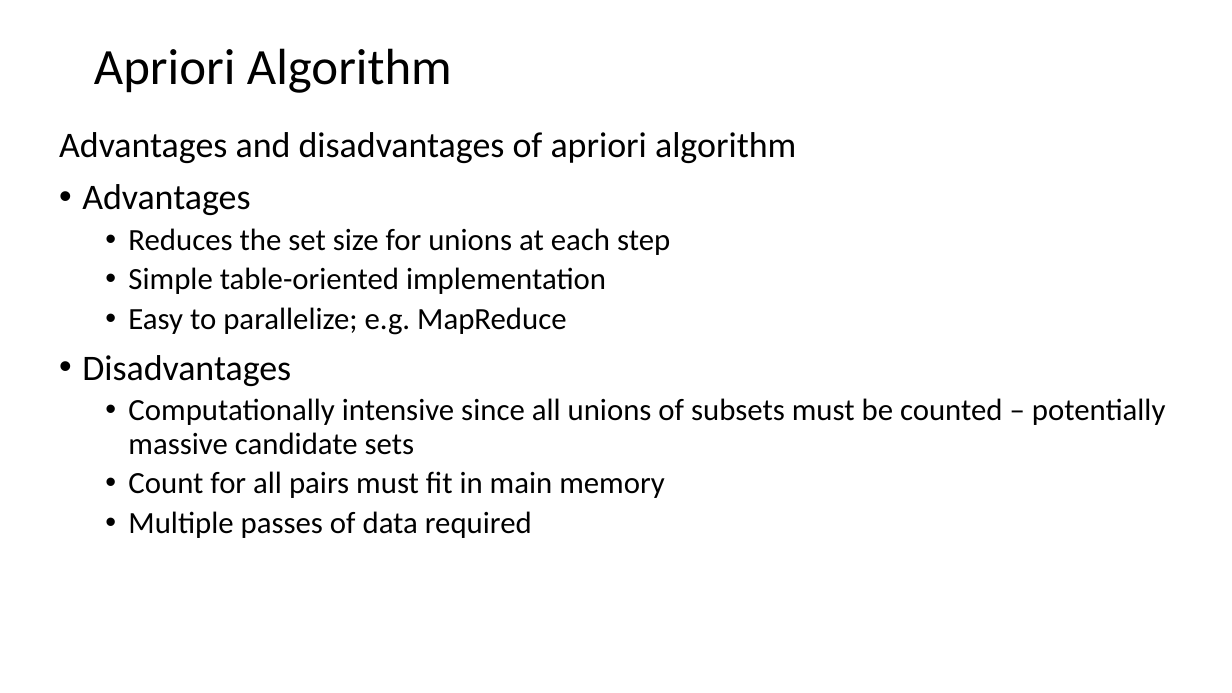
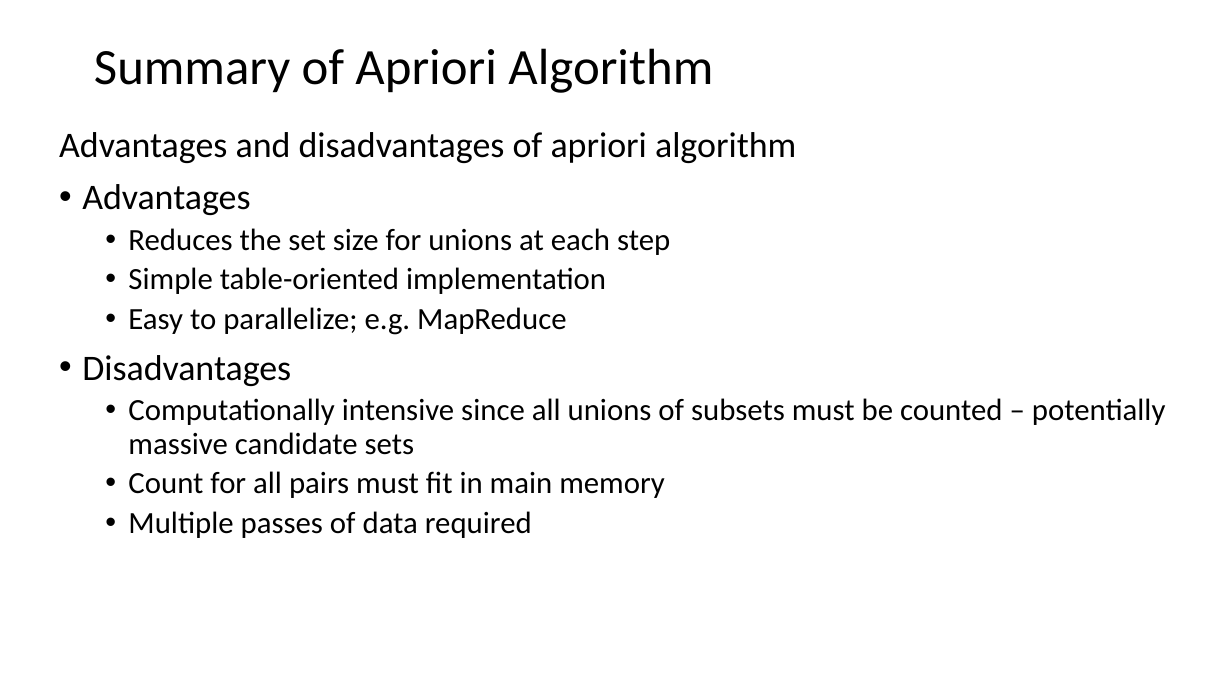
Before and after one commit to StephenElston/CSCI-E-108, a slide deck: slide 24 of slides/10_AssociationsFrequentItems.pptx. Drawn at 1232x693 pixels with LibreOffice and Linux fonts; fonts in the diff are those of the drawing. Boxes give left, top, right and bottom in pixels: in the first picture for what was removed or moved away, otherwise in the second. Text is boxed around its words. In the diff, an @@ line names an element or a change of style, - is before the commit and + after.

Commit message:
Typo corrections and small additons to slides

```diff
--- a/slides/10_AssociationsFrequentItems.pptx
+++ b/slides/10_AssociationsFrequentItems.pptx
@@ title at box(94, 48, 713, 93): text changed @@
-Apriori Algorithm
+Summary of Apriori Algorithm
```
Also in this commit, not shown: 12 other slides changed, 1 slide added.
